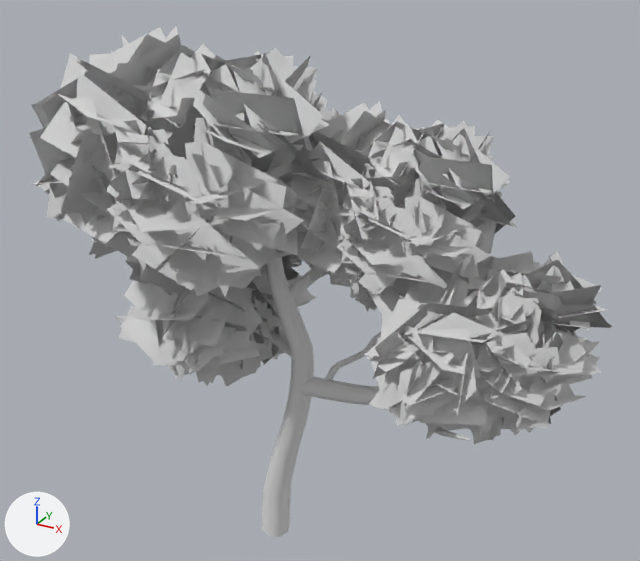
A saved change to the glTF model public/glb/stylized_nature_pack/NormalTree_3.glb.
Both versions are drawn from a 50 mm lens placed at (4.19, -6.57, 6.36), pointed at (0.53, 0.09, 3.04). The lights are fixed; the arrows at lower left show +X, +Y and +Z. Where no turn or scale is listed for an object, it has been applied to the vertices.

In view in the first picture: 'NormalTree_3'.
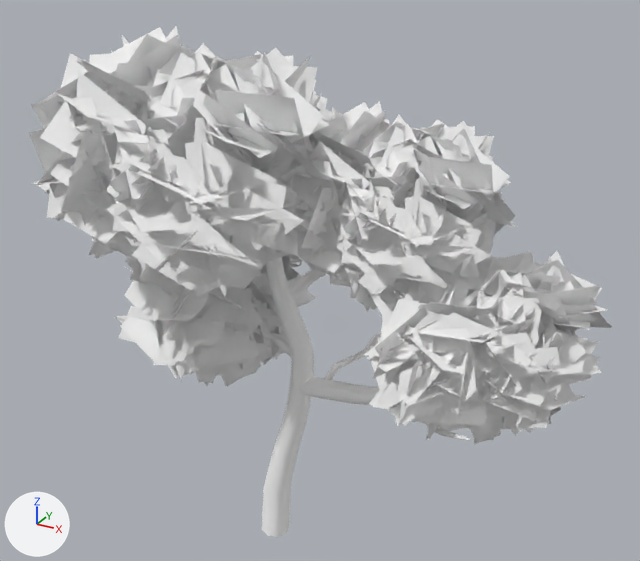
Where the newer file only moved an object's origin or applied its transform, the numbers keep the older frame.

What changed in the scene script:
```text
Change mat_normaltree_leaves:
    mat_normaltree_leaves.base_color: (0.8, 0.8, 0.8) -> (1.0, 1.0, 1.0)  # white #e7e7e7 -> white #ffffff
    mat_normaltree_leaves.metallic: 0.4 -> 1.0
```

Boxes (x1, y1, x2, y2) around the edits, measured in the pictures (640 x 561 px):
'NormalTree_3', recoloured, surface changed: (28, 26, 612, 537) in both
